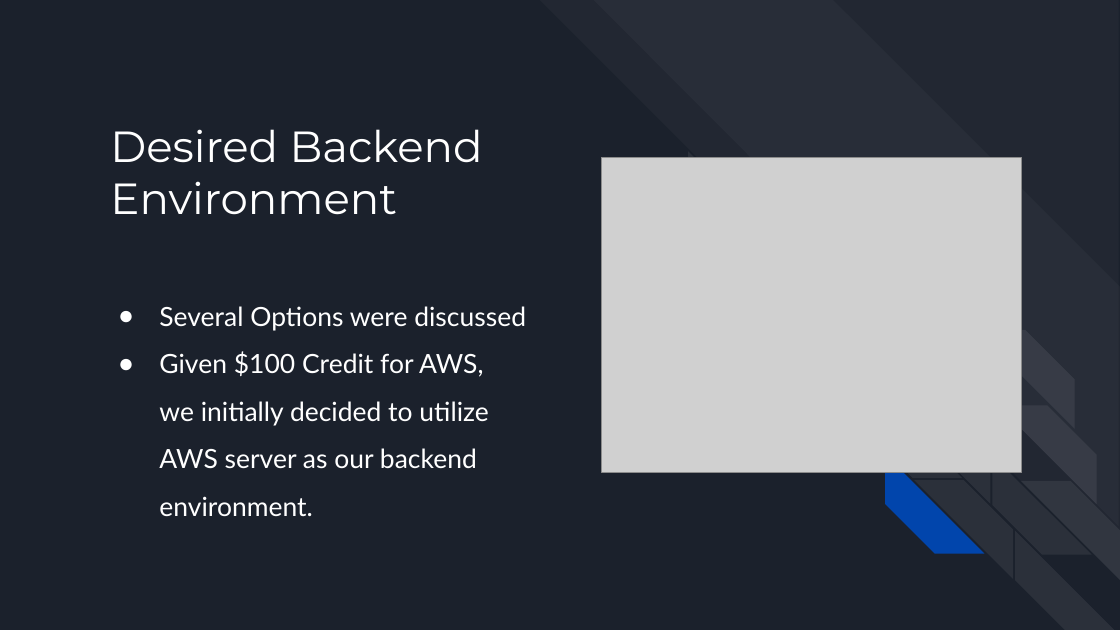
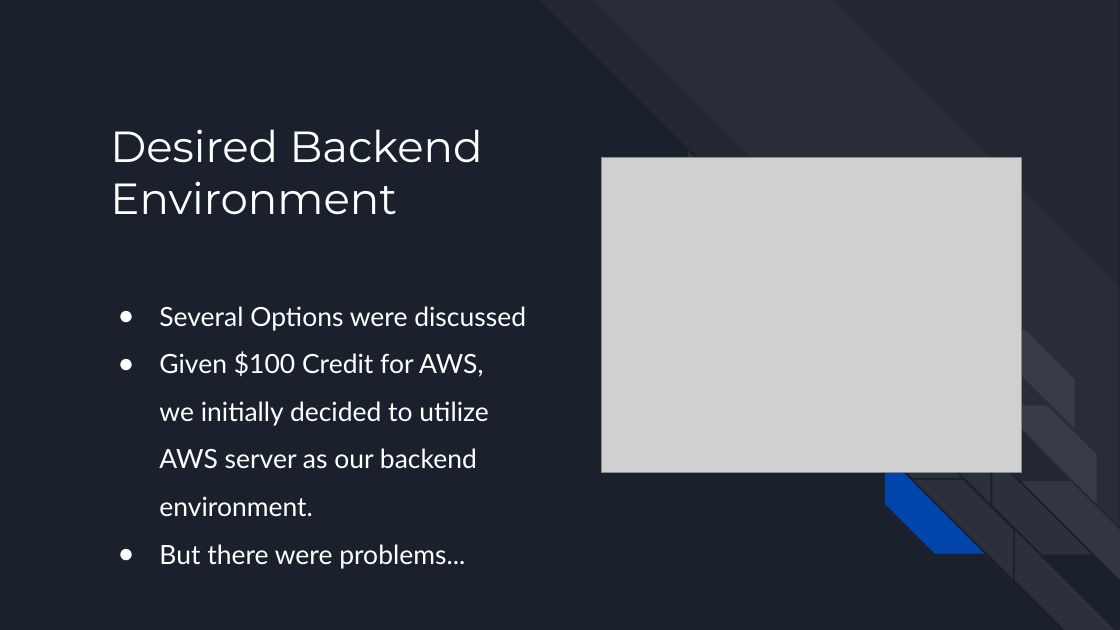
Before and after one commit to ivovi2/SHOUTING-PINWALL, a slide deck: slide 5 of SHOUTING-PINWALL.pptx. Drawn at 1120x630 pixels with LibreOffice and Linux fonts; fonts in the diff are those of the drawing; grey boxes stand for pictures. Boxes give left, top, right and bottom in pixels: in the first picture for what was removed or moved away, otherwise in the second. Text is boxed around its words. In the diff, an @@ line names an element or a change of style, - is before the commit and + after.

```diff
--- a/SHOUTING-PINWALL.pptx
+++ b/SHOUTING-PINWALL.pptx
@@ text at box(159, 544, 465, 569): paragraph added @@
+● But there were problems...
```
Also in this commit, not shown: 8 other slides changed.
